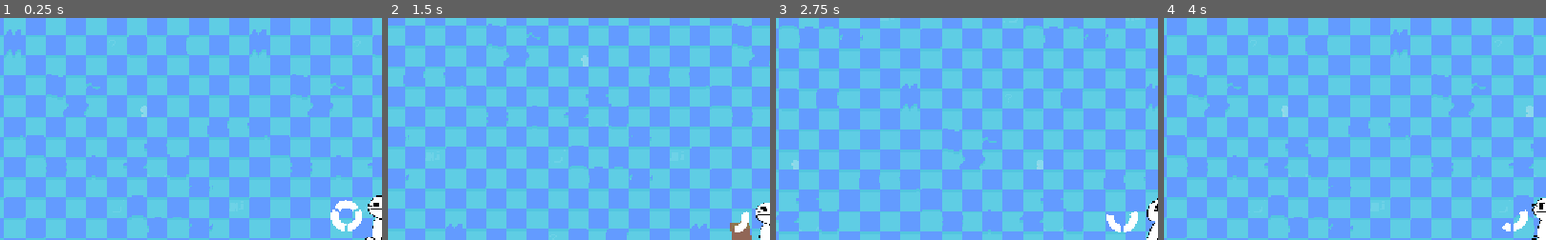
Above: before the commit, frames 1-4 (left to right).
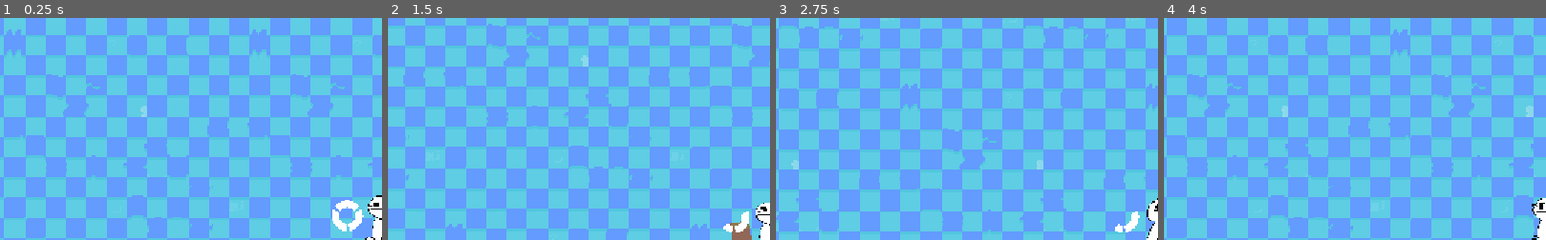
Above: after the commit, the same moments.

Repository: JustSomeTac0/Think-of-better-Project-name
Game: Godot game, scene res://Scenes/thefirtstest.tscn
Same seed, same stepped clock (60 frames per second), same inputs: the game is played once before the commit and once after it.
Inputs (mouse positions are % of the whole screen's width and height, from its top left):
- Up to frame 1 (0.25 s): no input
- Up to frame 2 (1.5 s): move the mouse to (72, 45) at 0.52 s; hold D (MoveRight) 0.53-1.28 s; tap Shift (Dash) at 0.6, 1.35 s; move the mouse to (30, 55) at 1.27 s; hold S (MoveDown) from 1.28 s (still down)
- Up to frame 3 (2.75 s): move the mouse to (60, 28) at 2.02 s; release S (MoveDown) at 2.03 s; hold D (MoveRight) from 2.03 s (still down); tap Shift (Dash) at 2.1 s
- Up to frame 4 (4 s): move the mouse to (45, 70) at 2.77 s; release D (MoveRight) at 2.78 s; hold W (MoveUp) 2.78-3.53 s; tap Shift (Dash) at 2.85, 3.6 s; move the mouse to (80, 65) at 3.52 s; hold A (MoveLeft) from 3.53 s (still down)
The pictures show only the part of the screen within x 0-50%, y 3-53%; the shares and areas given below are measured in that part.

The runs differ from the first frame. In frame 1, 0.1% of the frame differs, in the area x 86-96%, y 81-97%; in frame 2, less than 0.1%; in frame 3, 0.2%; in frame 4, 0.3%, in the area x 88-96%, y 86-97%.

Commit message:
added better systems for the dash shader
That's it lol, don't know what else to put

Diff:
--- a/think-of-better-project-name/Scripts/bitchAssGlobalShit.gd
+++ b/think-of-better-project-name/Scripts/bitchAssGlobalShit.gd
@@ -1,4 +1,5 @@
 extends Node
 
 var dashingvar = 1.0
+#float (var removeamount = 1.0)
  #use globalShit.variable goes here to call back to any variable here and you can use them anywhere
--- a/think-of-better-project-name/Scripts/stamana.gd
+++ b/think-of-better-project-name/Scripts/stamana.gd
@@ -2,20 +2,33 @@
 
 
 var dashammout
+var start
+var rng = RandomNumberGenerator.new() #making random numbers
 
-
-func _ready()-> void:
+func _ready()-> void: #make sure to call this when I satrt making items to update stuff or make a new function that gets called for the start and when this stuff needs to update
 	$Sprint.material.get_shader_parameter("value") #getting the vaule of the dash bar
 	dashammout = $Sprint.material.get_shader_parameter("segments") # getting how mnay seggments their are
-
+	start = float($Sprint.material.get_shader_parameter("progress_rotation"))
+	$Sprint.material.set_shader_parameter("progress_rotation",(float(1) /dashammout))
+	var seedbar = rng.randf_range(0, 100.0) #random seed for dash
+	var seedbarS = rng.randf_range(0, 9.0) # random amount of displacement for bar
+	$Sprint.material.get_shader_parameter("seed") # getting all of the matrieals and setting them based of of difrent shit
+	$Sprint.material.set_shader_parameter("seed",seedbar)
+	$Sprint.material.get_shader_parameter("intensityX")
+	$Sprint.material.get_shader_parameter("intensityY")
+	$Sprint.material.set_shader_parameter("intensityX",seedbarS + 1)
+	$Sprint.material.set_shader_parameter("intensityY",seedbarS)
 
 func _physics_process(_delta): #always
 
+
 	if Input.is_action_just_pressed("Dash"): #when shift is pushed
 		print(globalShit.dashingvar) #test
-		globalShit.dashingvar = globalShit.dashingvar / dashammout #change later
+		print(dashammout) #testwww
+		#print(globalShit.removeamount) #test
+		globalShit.dashingvar = globalShit.dashingvar - (1.2 * (float(1) / dashammout)) #change later
 	$Sprint.material.set_shader_parameter("value",globalShit.dashingvar) #setting the bar to the variable which holds the dash numbers
 
 
 	if globalShit.dashingvar < 1.0: #if the number is lower then one then add .01
-		globalShit.dashingvar = globalShit.dashingvar + 0.01
+		globalShit.dashingvar = globalShit.dashingvar + (float(0.015)/dashammout)
